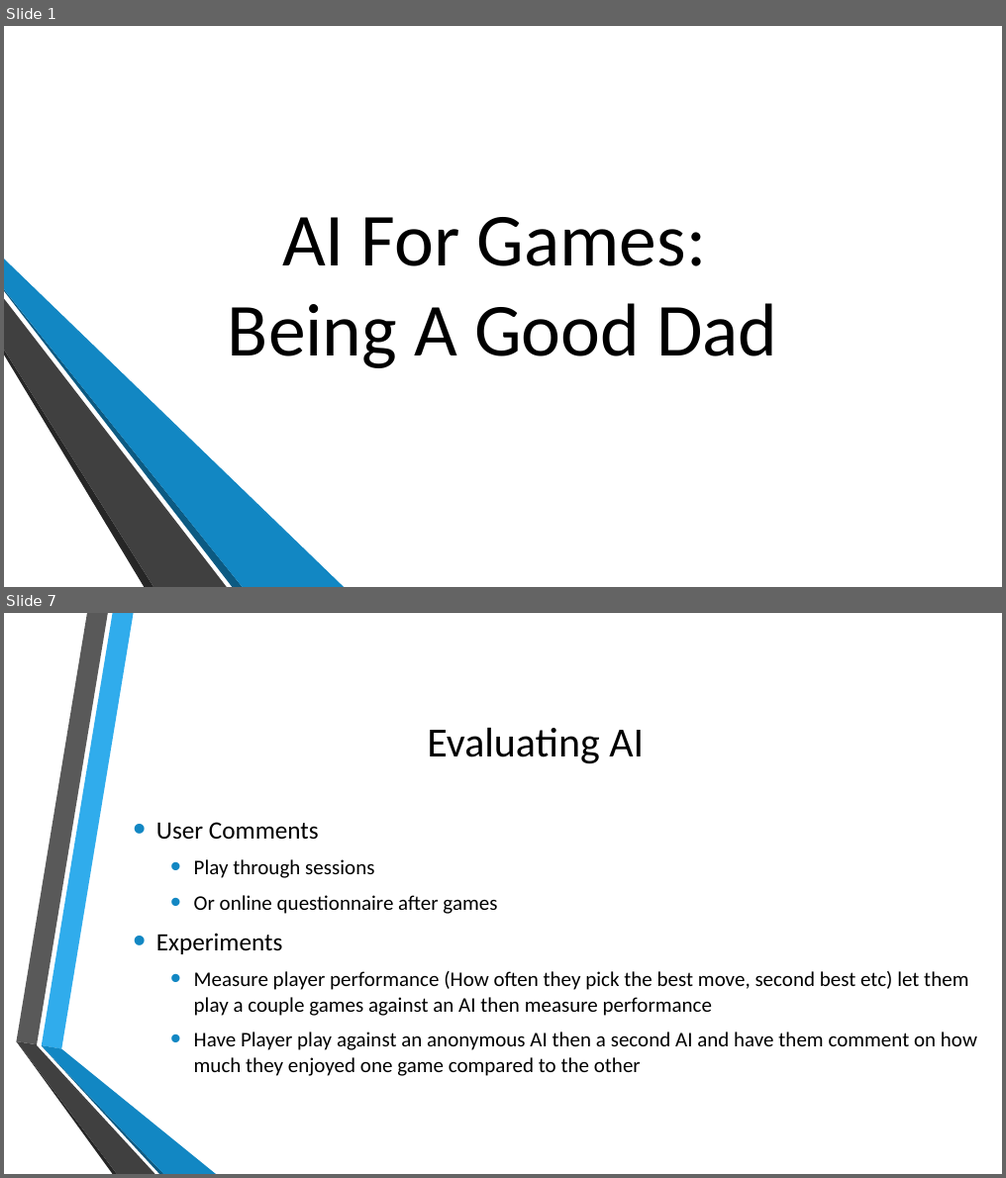
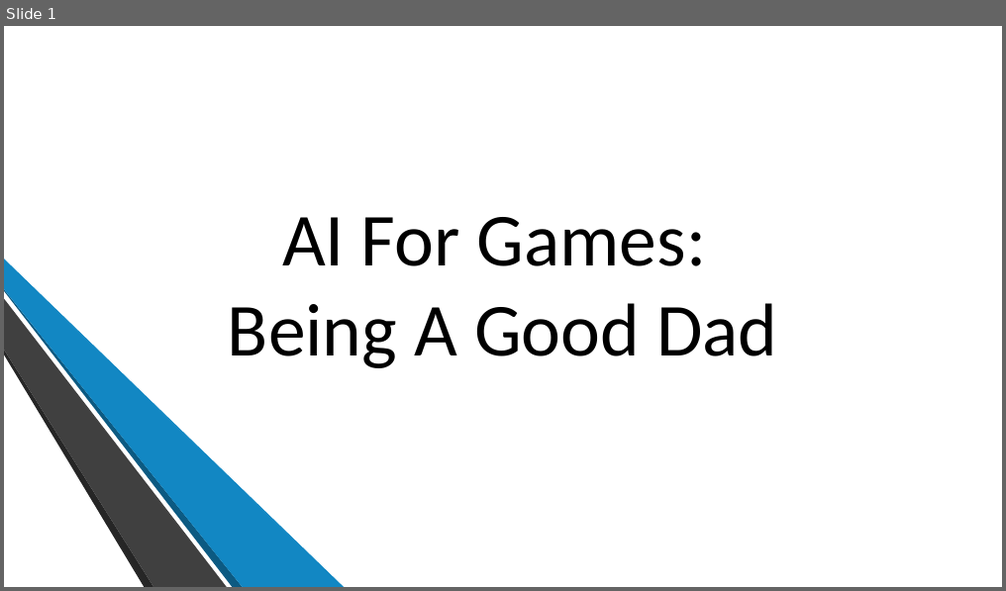
Before and after one commit to mDinardo08/diss, a slide deck: PosterDayPresentation.pptx. Shown one above the other, each under a label of ours: slides 1 and 7 before the commit, slide 1 after it; the slides between them are not shown. The pictures are 1006x1178 and 1006x591 pixels, drawn with LibreOffice and Linux fonts; fonts in the diff are those of the drawing; background and template pictures are left out. Boxes give left, top, right and bottom in pixels: in the first picture for what was removed or moved away, otherwise in the second. Text is boxed around its words. In the diff, an @@ line names an element or a change of style, - is before the commit and + after.

```diff
--- a/PosterDayPresentation.pptx
+++ b/PosterDayPresentation.pptx
@@ slide 7 removed at (4, 613, 1002, 1174), background picture (left out) @@
@@ title removed at (427, 728, 644, 764) @@
-Evaluating AI
@@ text removed at (156, 822, 977, 1076) @@
-• User Comments
-  • Play through sessions
-  • Or online questionnaire after games
-• Experiments
-  • Measure player performance (How often they pick the best move, second best etc) let them play a couple games against an AI then measure performance
-  • Have Player play against an anonymous AI then a second AI and have them comment on how much they enjoyed one game compared to the other
@@ group removed at (16, 613, 216, 1174): 6 freeform shapes @@
```
Also in this commit, not shown: 2 slides changed, 6 slides added, 3 other slides removed, 4 other files.
